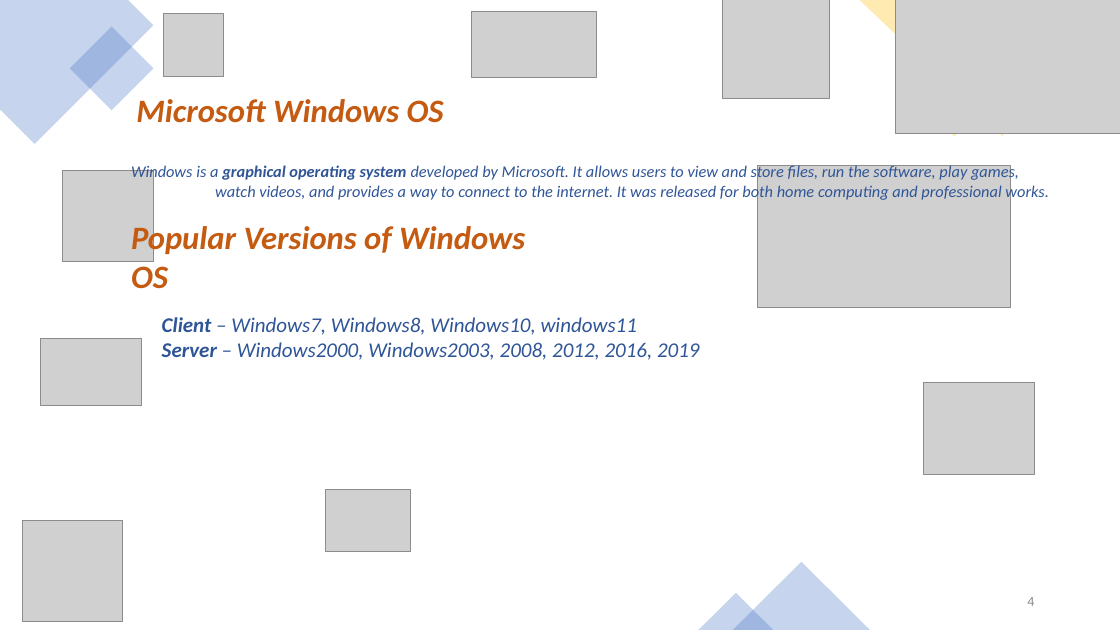
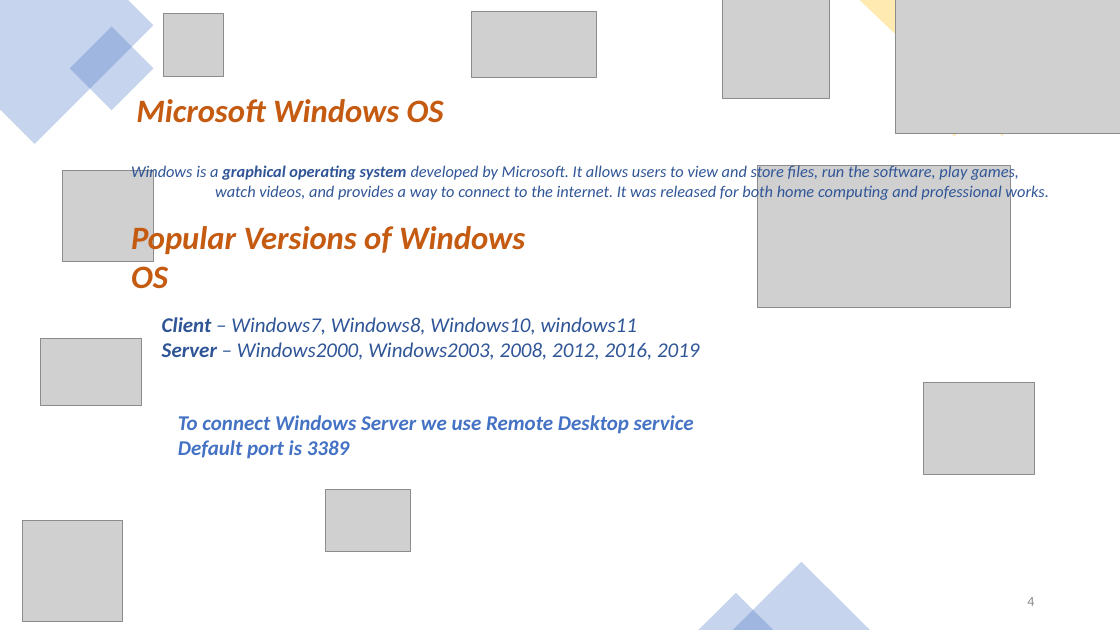
Before and after one commit to buchepalli-ramana-2/AzureDevOps, a slide deck: slide 4 of CoursePPT/System Administration.pptx. Drawn at 1120x630 pixels with LibreOffice and Linux fonts; fonts in the diff are those of the drawing; grey boxes stand for pictures; background and template pictures are left out. Boxes give left, top, right and bottom in pixels: in the first picture for what was removed or moved away, otherwise in the second. Text is boxed around its words. In the diff, an @@ line names an element or a change of style, - is before the commit and + after.

```diff
--- a/CoursePPT/System Administration.pptx
+++ b/CoursePPT/System Administration.pptx
@@ text added at box(178, 415, 694, 459), 18 pt, text #4472C4, bold, italic @@
+To connect Windows Server we use Remote Desktop service
+Default port is 3389
```
Also in this commit, not shown: 3 other slides changed, 5 slides added.
